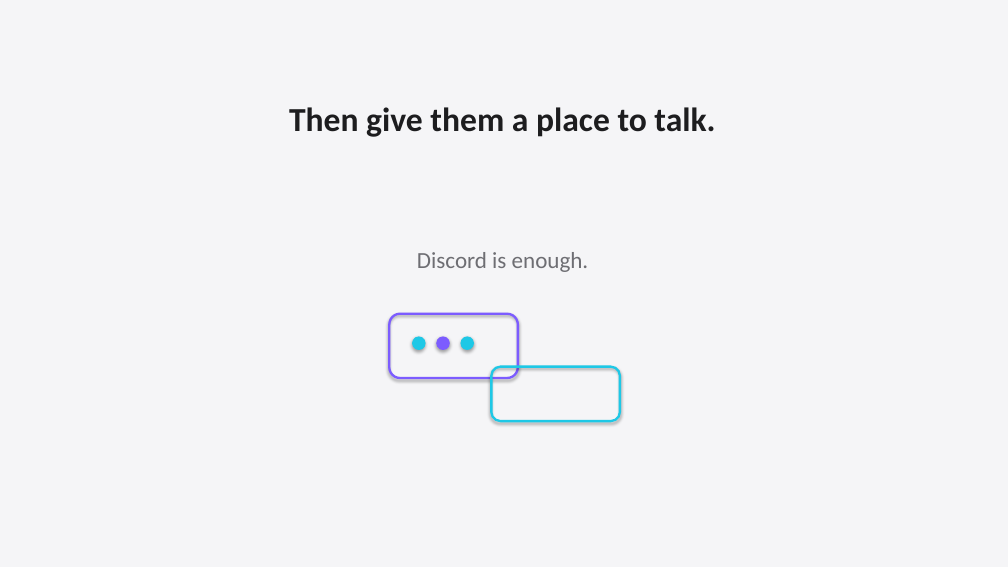
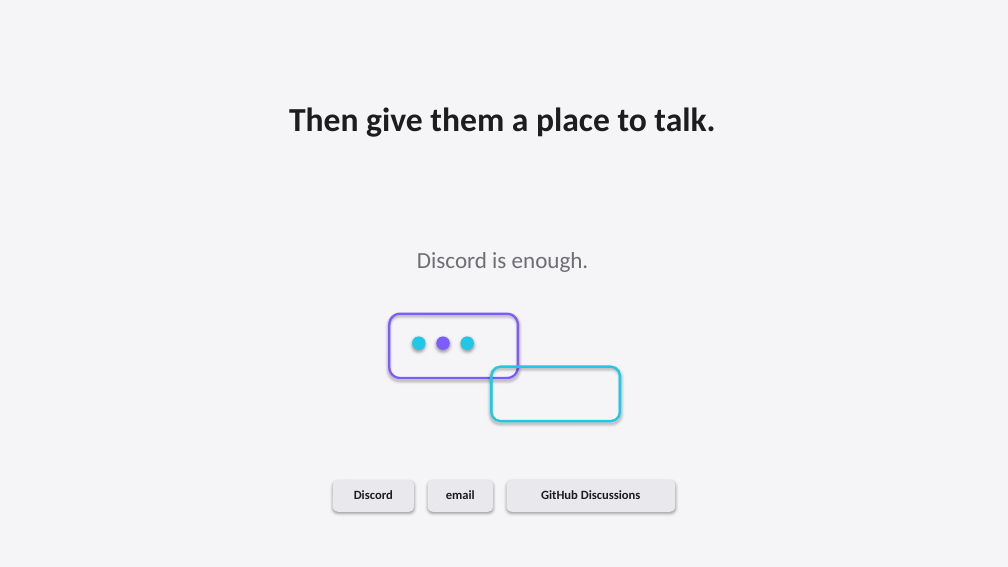
Before and after one commit to shangeethsivan/shangeethsivan.github.io, a slide deck: slide 14 of talks/whats-stopping-us-from-building-great-products-and-monetizing-them/whats-stopping-us-from-building-great-products-and-monetizing-them.pptx (slide 12 before the commit). Drawn at 1008x567 pixels with LibreOffice and Linux fonts; fonts in the diff are those of the drawing. Boxes give left, top, right and bottom in pixels: in the first picture for what was removed or moved away, otherwise in the second. Text is boxed around its words. In the diff, an @@ line names an element or a change of style, - is before the commit and + after.

```diff
--- a/talks/whats-stopping-us-from-building-great-products-and-monetizing-them/whats-stopping-us-from-building-great-products-and-monetizing-them.pptx
+++ b/talks/whats-stopping-us-from-building-great-products-and-monetizing-them/whats-stopping-us-from-building-great-products-and-monetizing-them.pptx
@@ rounded rectangle added at [333,480,414,512], fill #E8E8ED @@
@@ text added at [354,490,393,499], 12 pt, text #1D1D1F, bold @@
+Discord
@@ rounded rectangle added at [428,480,493,512], fill #E8E8ED @@
@@ text added at [446,490,475,499], 12 pt, text #1D1D1F, bold @@
+email
@@ rounded rectangle added at [507,480,675,512], fill #E8E8ED @@
@@ text added at [541,490,641,499], 12 pt, text #1D1D1F, bold @@
+GitHub Discussions
```
Also in this commit, not shown: 2 other slides changed, 5 slides added, 4 other files.
